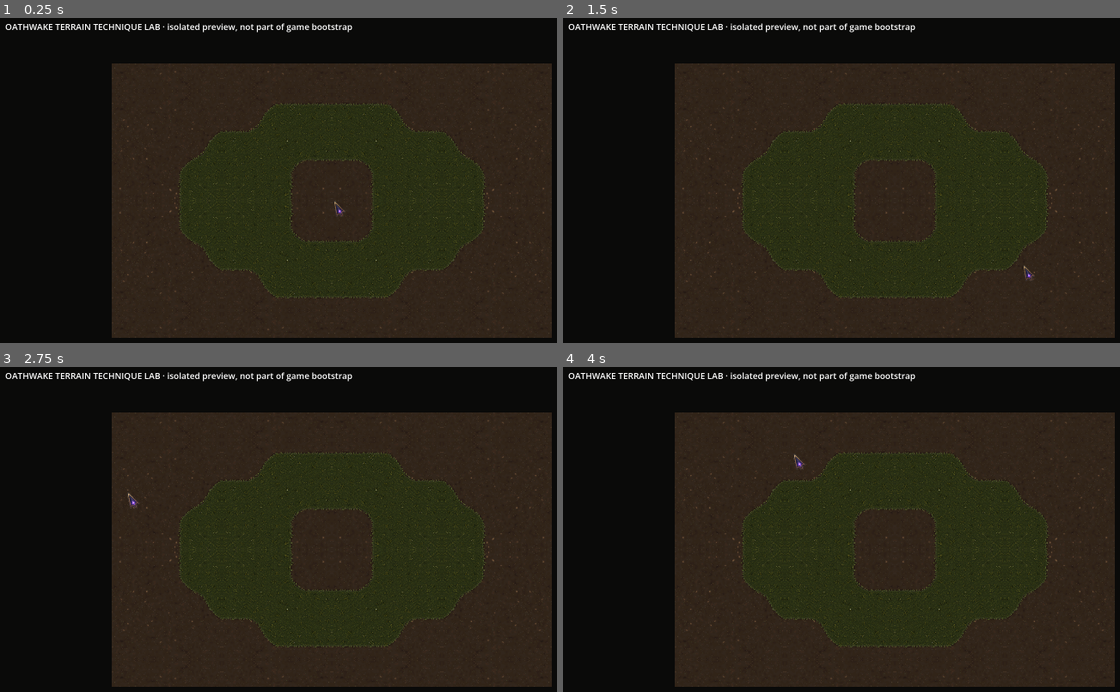
Above: before the commit, frames 1-4 (two rows, left to right).
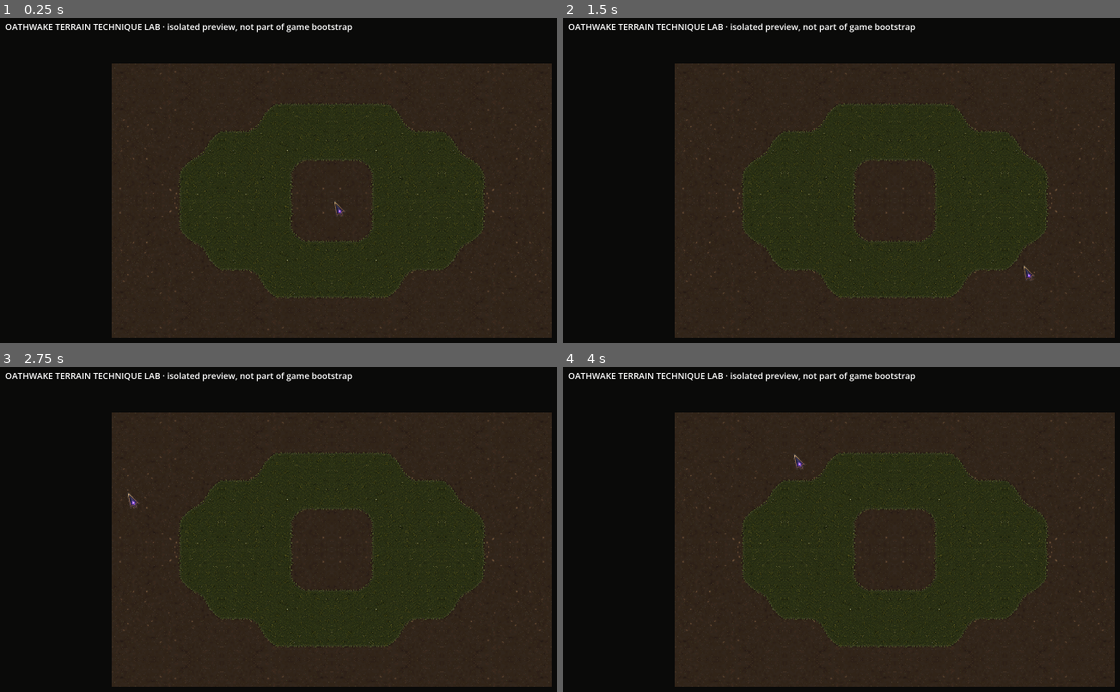
Above: after the commit, the same moments.

Repository: ramonsamagaio/Oathwake-Main
Game: Godot game, scene res://scenes/labs/TerrainTechniqueLab.tscn
Two runs of this game, one before a commit and one after it. Both use one fixed random seed, a clock stepped at 60 frames per second and the inputs below. This scene is started directly instead of the project's main scene.
Inputs (mouse positions are in pixels of both pictures, inside the frame that each line leads up to):
- Up to frame 1 (0.25 s): no input
- Up to frame 2 (1.5 s): tap Enter at 0.5 s; move the mouse to (858, 278) at 0.52 s; hold W 0.53-1.25 s; tap B at 0.6 s; click (858, 278) at 0.67 s; tap Space at 0.77, 1.25 s; drag from (1103, 258) to (858, 278) at 1.27 s
- Up to frame 3 (2.75 s): tap Enter at 2 s; move the mouse to (128, 490) at 2.02 s; hold A from 2.03 s (still down); tap 2 at 2.1 s
- Up to frame 4 (4 s): release A at 2.75 s; tap Space at 2.75, 3.77 s; drag from (930, 549) to (691, 490) at 2.77 s; tap Enter at 3.5 s; move the mouse to (791, 454) at 3.52 s; hold S from 3.53 s (still down); tap 4 at 3.6 s

The runs differ from the first frame. In frame 1, 0.2% of the frame differs, in the area x 32-87%, y 26-56%; in frame 2, 0.2%; in frame 3, 0.2%; in frame 4, 0.2%.

Commit message:
Fix vertically mirrored grass texture

Diff:
--- a/shaders/terrain/terrain_grass_dirt_world_space.gdshader
+++ b/shaders/terrain/terrain_grass_dirt_world_space.gdshader
@@ -26,11 +26,22 @@
     return mix(local, vec2(1.0) - local, flip);
 }
 
+vec2 horizontally_mirrored_world_uv(vec2 world_pixels, vec2 repeat_pixels) {
+    vec2 normalized = world_pixels / max(repeat_pixels, vec2(1.0));
+    vec2 cell = floor(normalized);
+    vec2 local = fract(normalized);
+    float flip_x = mod(cell.x, 2.0);
+    return vec2(mix(local.x, 1.0 - local.x, flip_x), local.y);
+}
+
 void fragment() {
     vec4 tile_data = texture(TEXTURE, UV);
     vec4 detail = texture(edge_overlay, UV);
 
-    vec2 grass_uv = mirrored_world_uv(world_position + world_offset, grass_repeat_pixels);
+    // Grass tufts are directional artwork. Mirroring only on X keeps repetition
+    // varied without ever turning blades and clumps upside down.
+    vec2 grass_uv = horizontally_mirrored_world_uv(world_position + world_offset, grass_repeat_pixels);
+    // Dirt has no vertical reading, so two-axis mirroring remains useful there.
     vec2 dirt_uv = mirrored_world_uv(world_position + world_offset, dirt_repeat_pixels);
 
     vec3 grass = texture(grass_texture, grass_uv).rgb;
